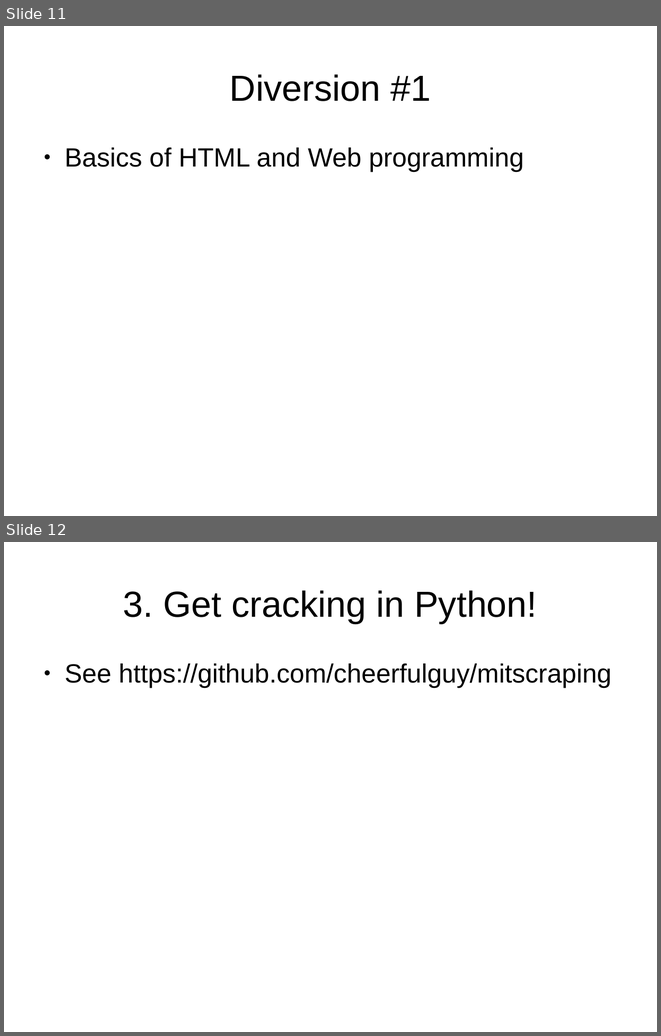
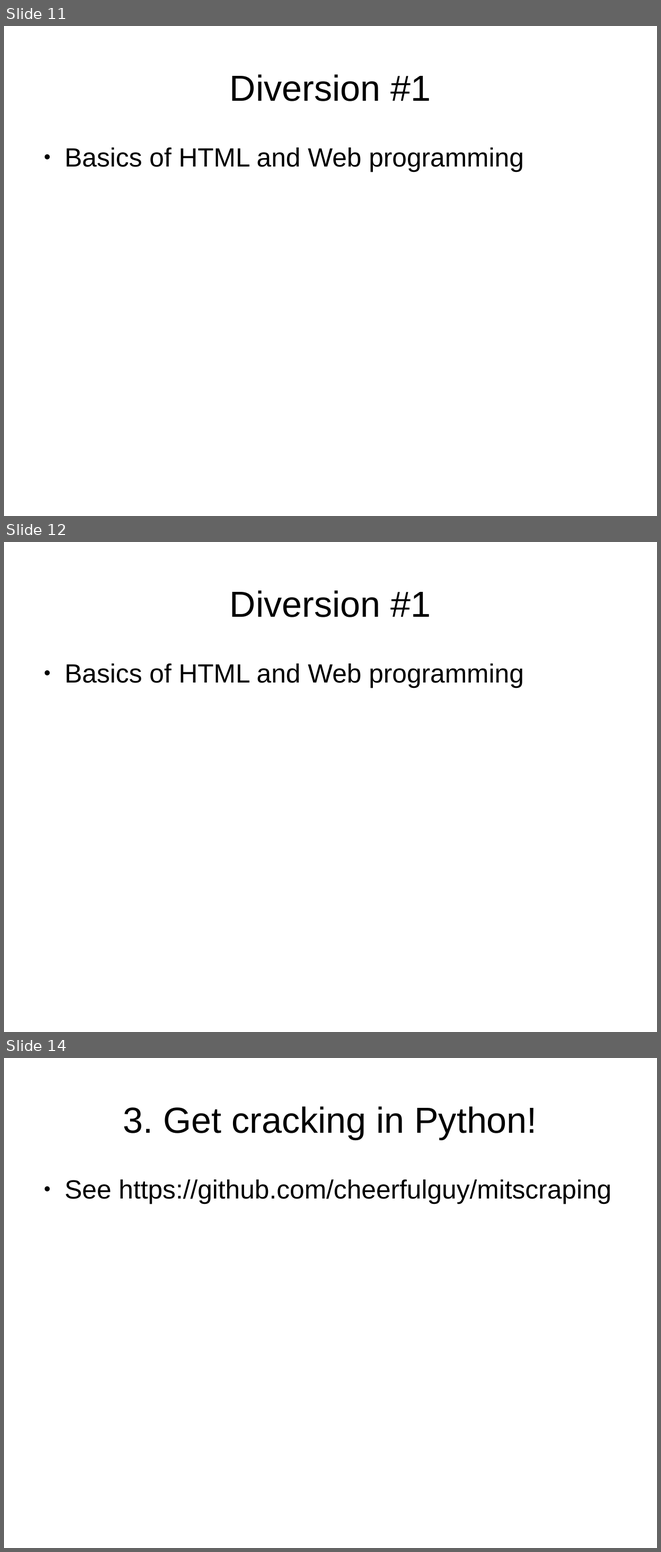
Before and after one commit to alexbartik/mitscraping, a slide deck: slides.odp. Shown one above the other, each under a label of ours: slides 11 and 12 before the commit, slides 11, 12 and 14 after it; the slides between them are not shown. The pictures are 661x1036 and 661x1552 pixels, drawn with LibreOffice and Linux fonts; fonts in the diff are those of the drawing. Boxes give left, top, right and bottom in pixels: in the first picture for what was removed or moved away, otherwise in the second. Text is boxed around its words. In the diff, an @@ line names an element or a change of style, - is before the commit and + after.

```diff
--- a/slides.odp
+++ b/slides.odp
@@ slide 12 added at <box>4,542,657,1032</box>, background #FFFFFF @@
@@ title added at <box>230,590,431,617</box>, 44 pt, text #000000 @@
+Diversion #1
@@ text added at <box>64,663,524,688</box>, 32 pt, text #000000 @@
+● Basics of HTML and Web programming
@@ what was slide 12 is now slide 14 @@
```
Also in this commit, not shown: 1 slide changed, 1 other slide added.
